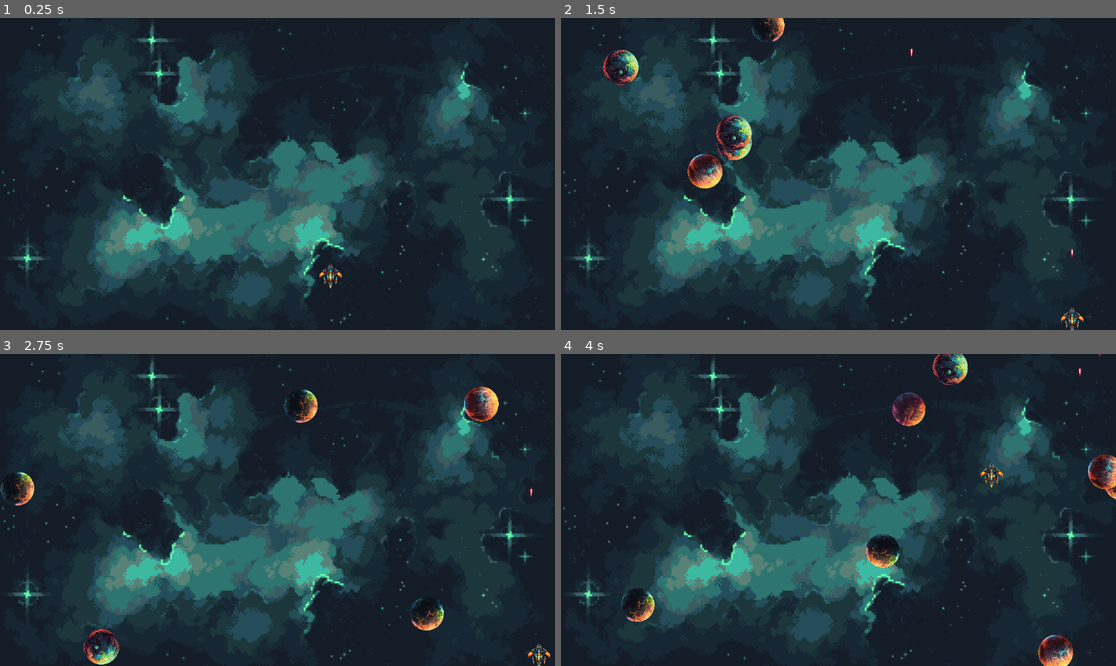
Above: before the commit, frames 1-4 (two rows, left to right).
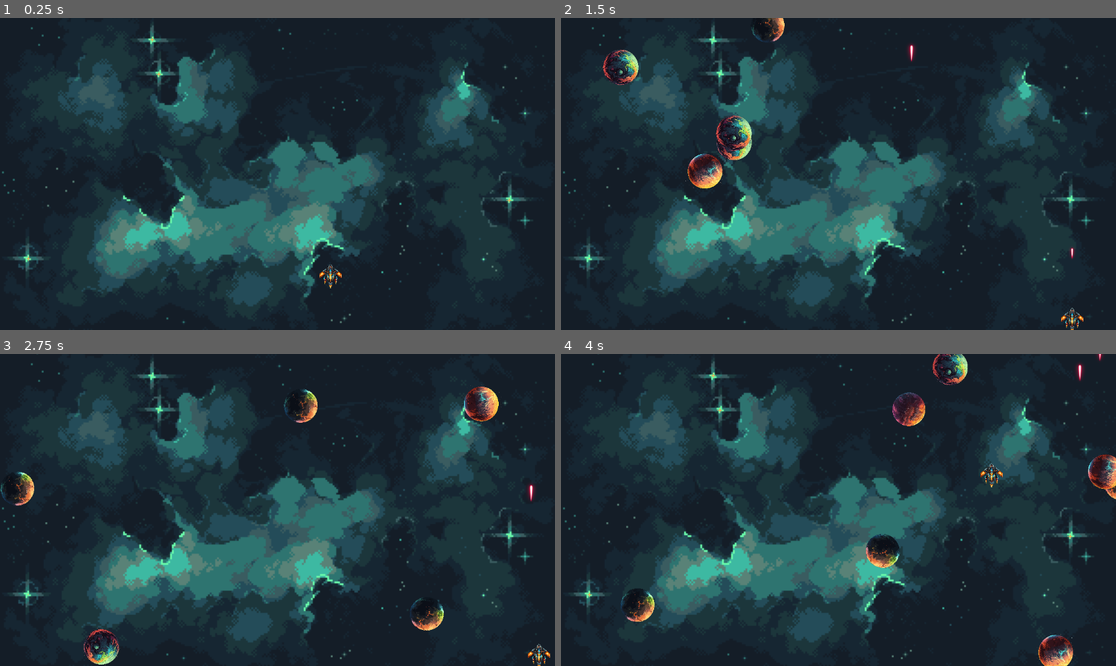
Above: after the commit, the same moments.

Repository: speregil/SpaceShooterTest
Game: Godot game, scene res://scenes/level.tscn
The game is run twice, just before and just after one commit, with the same random seed, the same clock (stepped at 60 frames per second) and the same inputs.
Inputs:
- Up to frame 1 (0.25 s): no input
- Up to frame 2 (1.5 s): hold Right (right) 0.53-1.28 s; tap Space (shoot) at 0.6, 1.35 s; hold Down (down) from 1.28 s (still down)
- Up to frame 3 (2.75 s): release Down (down) at 2.03 s; hold Right (right) from 2.03 s (still down); tap Space (shoot) at 2.1 s
- Up to frame 4 (4 s): release Right (right) at 2.78 s; hold Up (up) 2.78-3.53 s; tap Space (shoot) at 2.85, 3.6 s; hold Left (left) from 3.53 s (still down)

The runs differ from the first frame. In frame 1, less than 0.1% of the frame differs, in the area x 4-93%, y 6-78%; in frame 2, less than 0.1%; in frame 3, less than 0.1%; in frame 4, 0.1%, in the area x 4-98%, y 0-78%.

Commit message:
stars and laser animations

Diff:
--- a/testproject/scenes/laser.gd
+++ b/testproject/scenes/laser.gd
@@ -4,7 +4,10 @@
 
 # Called when the node enters the scene tree for the first time.
 func _ready() -> void:
-	scale = Vector2(0.1, 0.1)
+	scale = Vector2(0.2,0.2)
+	$LaserImage.scale = Vector2(0, 0)
+	var tween = create_tween()
+	tween.tween_property($LaserImage,'scale',Vector2(1,1),0.2)
 
 func _process(delta):
 	position.y -= speed * delta
--- a/testproject/scenes/level.tscn
+++ b/testproject/scenes/level.tscn
@@ -1,16 +1,38 @@
-[gd_scene load_steps=7 format=3 uid="uid://2tcwxsqxbvqg"]
+[gd_scene load_steps=11 format=3 uid="uid://2tcwxsqxbvqg"]
 
 [ext_resource type="Script" uid="uid://deojj3kagqqm7" path="res://scenes/level.gd" id="1_mx8sn"]
 [ext_resource type="Texture2D" uid="uid://cdlxndtm8hu27" path="res://sprites/other/bg.png" id="1_w7c3h"]
 [ext_resource type="PackedScene" uid="uid://dil1fgprtivgv" path="res://scenes/player.tscn" id="2_w8frs"]
+[ext_resource type="Texture2D" uid="uid://dtstomr86tst0" path="res://sprites/other/star/Star1.png" id="3_klq6b"]
+[ext_resource type="Texture2D" uid="uid://bdofd6ssmsodv" path="res://sprites/other/star/Star2.png" id="4_b121j"]
+[ext_resource type="Texture2D" uid="uid://5psgdrjy5dsr" path="res://sprites/other/star/Star3.png" id="5_8c41q"]
+[ext_resource type="Texture2D" uid="uid://bvdqq4w8lbhhk" path="res://sprites/other/star/Star4.png" id="6_olg7q"]
+
+[sub_resource type="SpriteFrames" id="SpriteFrames_w8frs"]
+animations = [{
+"frames": [{
+"duration": 1.0,
+"texture": ExtResource("3_klq6b")
+}, {
+"duration": 1.0,
+"texture": ExtResource("4_b121j")
+}, {
+"duration": 1.0,
+"texture": ExtResource("5_8c41q")
+}, {
+"duration": 1.0,
+"texture": ExtResource("6_olg7q")
+}],
+"loop": true,
+"name": &"default",
+"speed": 15.0
+}]
 
 [sub_resource type="RectangleShape2D" id="RectangleShape2D_w8frs"]
 size = Vector2(35, 687)
 
 [sub_resource type="RectangleShape2D" id="RectangleShape2D_mx8sn"]
 size = Vector2(1130, 22)
-
-[sub_resource type="SpriteFrames" id="SpriteFrames_w8frs"]
 
 [node name="Level" type="Node2D"]
 script = ExtResource("1_mx8sn")
@@ -19,6 +41,36 @@
 position = Vector2(578, 326.5)
 scale = Vector2(1.875, 1.91944)
 texture = ExtResource("1_w7c3h")
+
+[node name="Stars" type="Node2D" parent="."]
+
+[node name="star1" type="AnimatedSprite2D" parent="Stars"]
+position = Vector2(316, 45)
+sprite_frames = SubResource("SpriteFrames_w8frs")
+autoplay = "default"
+frame = 1
+frame_progress = 0.456494
+
+[node name="star2" type="AnimatedSprite2D" parent="Stars"]
+position = Vector2(59, 500)
+sprite_frames = SubResource("SpriteFrames_w8frs")
+autoplay = "default"
+frame = 1
+frame_progress = 0.456494
+
+[node name="star3" type="AnimatedSprite2D" parent="Stars"]
+position = Vector2(1057, 379)
+sprite_frames = SubResource("SpriteFrames_w8frs")
+autoplay = "default"
+frame = 1
+frame_progress = 0.456494
+
+[node name="star4" type="AnimatedSprite2D" parent="Stars"]
+position = Vector2(330, 117)
+sprite_frames = SubResource("SpriteFrames_w8frs")
+autoplay = "default"
+frame = 1
+frame_progress = 0.456494
 
 [node name="Player" parent="." instance=ExtResource("2_w8frs")]
 position = Vector2(686, 536)
@@ -65,8 +117,5 @@
 
 [node name="Lasers" type="Node2D" parent="."]
 
-[node name="AnimatedSprite2D" type="AnimatedSprite2D" parent="."]
-sprite_frames = SubResource("SpriteFrames_w8frs")
-
 [connection signal="laser" from="Player" to="." method="_on_player_laser"]
 [connection signal="timeout" from="AsteroidTimer" to="." method="_on_asteroid_timer_timeout"]
